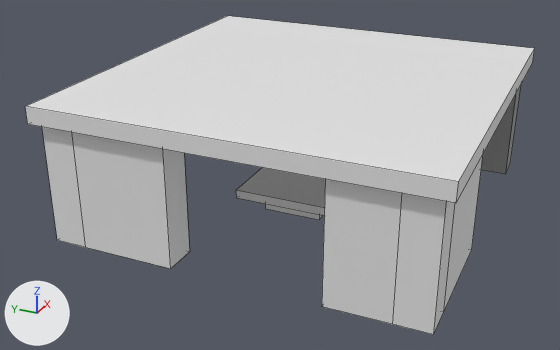
What one commit did to the Blender file Blender/groundtruth.blend.
The view is the same before and after, from a 50 mm lens placed at (-83.0, -33.6, 44.0), pointed at (-3.1, 2.4, 4.1). Lighting does not change. The marker at lower left points along +X, +Y and +Z. Mesh edges are drawn as thin lines.
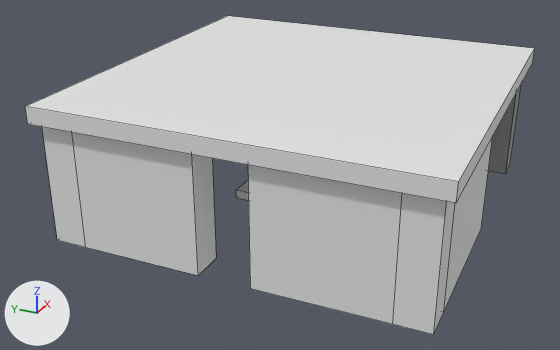
Diff of the bpy script that builds the scene:
```diff
--- a/Blender/groundtruth.blend.py
+++ b/Blender/groundtruth.blend.py
@@ me_cube_003 @@
 me_cube_003.from_pydata(...)  # 16 vertices, 14 faces; spans x -1.0..6.35, y -6.61..1.0, z -1.0..1.0
 # used by ob_cube_003; location = (-20.0, 20.0, 8.0); scale = (2.0, 2.0, 8.0)
 # before: 8 (-1.0, -6.61, -1.0) at pixel (170, 268), 9 (-1.0, -6.61, 1.0), 10 (1.0, -6.61, 1.0), 11 (1.0, -6.61, -1.0) at pixel (189, 251)
+# me_cube_003 part 1
+for i in [*range(8, 12)]: me_cube_003.vertices[i].co += Vector((0.0, -1.69, 0.0))
@@ me_cube_004 @@
 me_cube_004.from_pydata(...)  # 16 vertices, 14 faces; spans x -1.0..7.69, y -1.0..4.64, z -1.0..1.0
 # used by ob_cube_004; location = (-20.0, -20.0, 8.0); scale = (2.0, 2.0, 8.0)
 # before: 8 (-1.0, 4.64, 1.0), 9 (-1.0, 4.64, -1.0) at pixel (321, 306), 10 (1.0, 4.64, -1.0), 11 (1.0, 4.64, 1.0)
 # before: 12 (7.69, 1.0, 1.0), 13 (7.69, 1.0, -1.0), 14 (7.69, -1.0, -1.0) at pixel (471, 249), 15 (7.69, -1.0, 1.0)
+# me_cube_004 part 2
+for i in [*range(8, 12)]: me_cube_004.vertices[i].co += Vector((0.0, 3.97, 0.0))
+# me_cube_004 part 3
+for i in [*range(12, 16)]: me_cube_004.vertices[i].co += Vector((2.76, 0.0, 0.0))
```

Changed parts and their boxes (x1, y1, x2, y2) in the pictures (560 x 350 px; the box of a moved part takes in the faces that stretch with it):
'Cube.004', reshaped (51% wider, 9% taller)
    before: (322, 155, 483, 335)
    after: (248, 138, 492, 335)
'Cube.003', reshaped (17% wider)
    before: (42, 127, 190, 269)
    after: (42, 127, 216, 275)
part 1 of me_cube_003, moved or reshaped
    before: (159, 148, 190, 269)
    after: (159, 148, 216, 275)
part 2 of me_cube_004, moved or reshaped
    before: (322, 179, 329, 307)
    after: (248, 165, 329, 307)
part 3 of me_cube_004, moved or reshaped
    before: (444, 155, 483, 310)
    after: (444, 138, 492, 310)
'Cube.005', unchanged, covered by the edit
    before: (236, 167, 325, 220)
    after: (236, 180, 249, 200)
